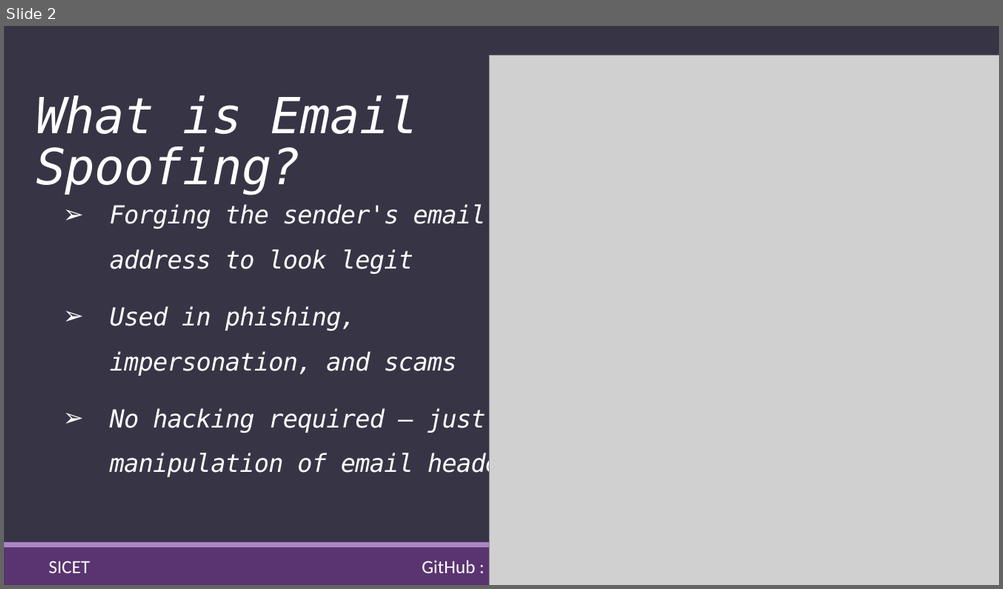
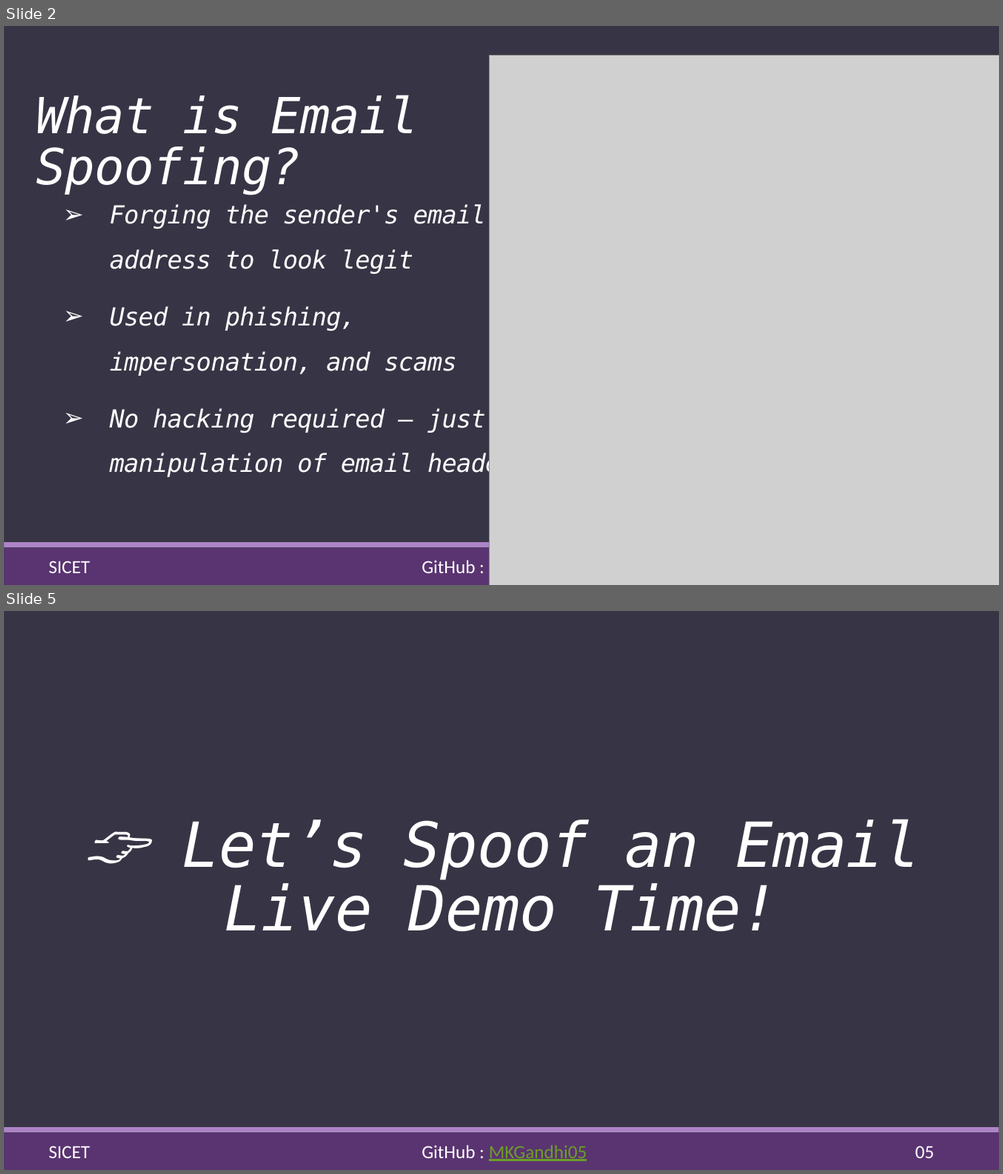
Before and after one commit to MKGandhi05/MyPPTs, a slide deck: B-Tech III-II CS Email-Spoofing-Instance/Presentation.pptx. Shown one above the other, each under a label of ours: slide 2 before the commit, slides 2 and 5 after it; the slides between them are not shown. The pictures are 1003x589 and 1003x1174 pixels, drawn with LibreOffice and Linux fonts; fonts in the diff are those of the drawing; grey boxes stand for pictures. Boxes give left, top, right and bottom in pixels: in the first picture for what was removed or moved away, otherwise in the second. Text is boxed around its words. In the diff, an @@ line names an element or a change of style, - is before the commit and + after.

```diff
--- a/B-Tech III-II CS Email-Spoofing-Instance/Presentation.pptx
+++ b/B-Tech III-II CS Email-Spoofing-Instance/Presentation.pptx
@@ slide 5 added at (4,611,999,1170), background #373545; not listed: 2 template elements that a slide beside it also shows @@
@@ text added at (182,819,920,931), 60 pt, text #FFFFFF, italic @@
+👉 Let’s Spoof an Email Live Demo Time!
@@ text added at (48,1145,934,1162), 18 pt, text #FFFFFF @@
+SICET GitHub : MKGandhi05 05
```
Also in this commit, not shown: 1 slide changed, 5 other slides added, 5 other files.
